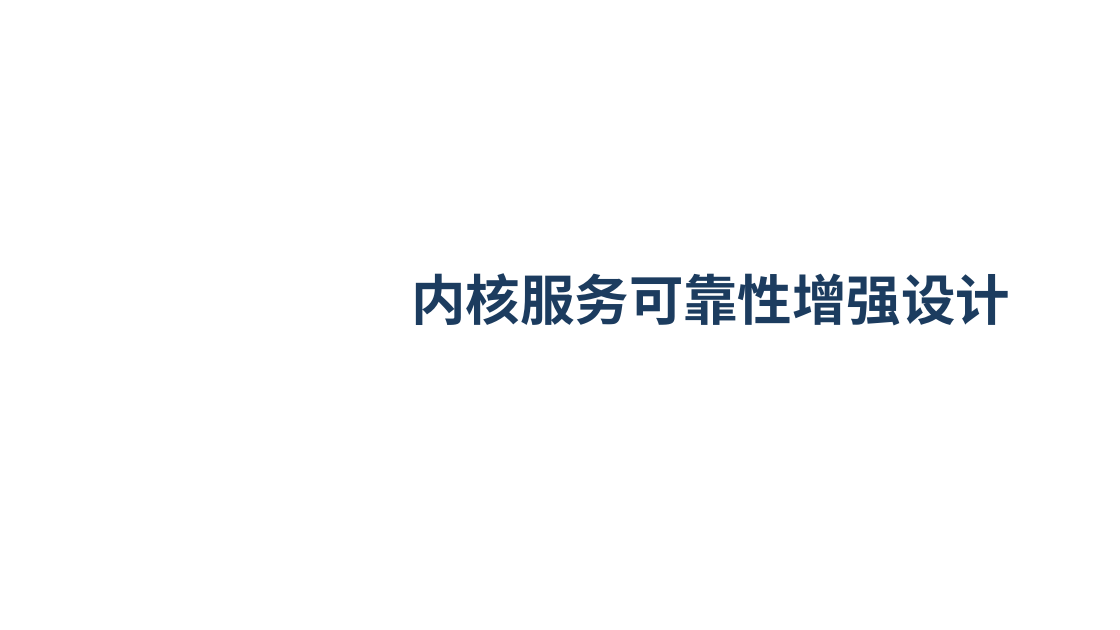
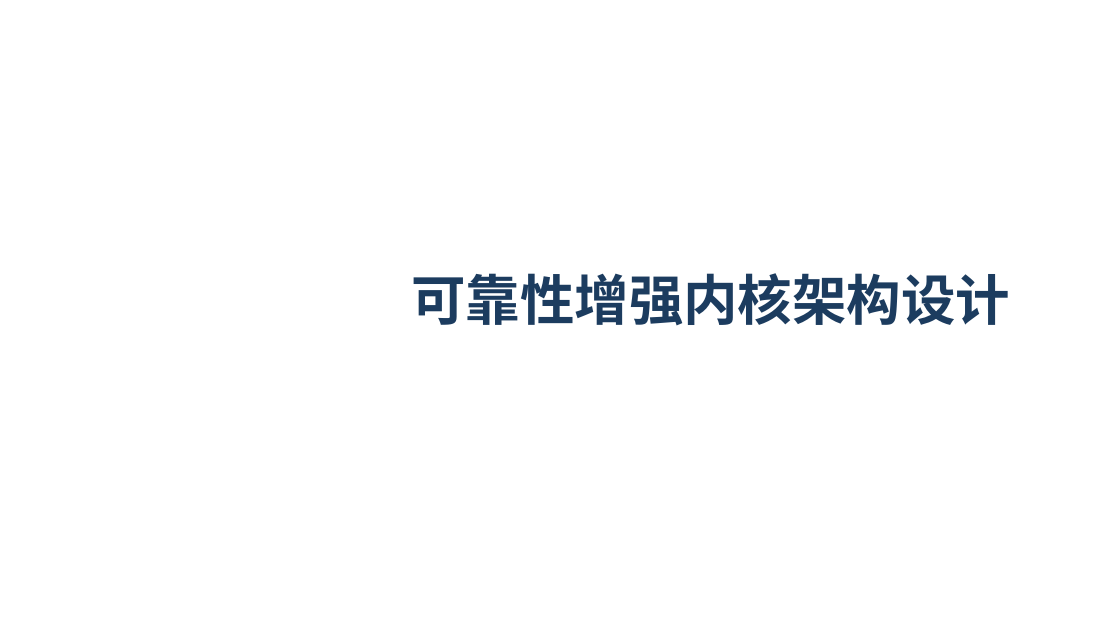
Before and after one commit to flying-rind/mini-Rust-os, a slide deck: slide 15 of tutorial/一种基于Rust语言的操作系统内核服务可靠性增强设计与实现.pptx (slide 20 before the commit). Drawn at 1120x630 pixels with LibreOffice and Linux fonts; fonts in the diff are those of the drawing; background and template pictures are left out. Boxes give left, top, right and bottom in pixels: in the first picture for what was removed or moved away, otherwise in the second. Text is boxed around its words. In the diff, an @@ line names an element or a change of style, - is before the commit and + after.

```diff
--- a/tutorial/一种基于Rust语言的操作系统内核服务可靠性增强设计与实现.pptx
+++ b/tutorial/一种基于Rust语言的操作系统内核服务可靠性增强设计与实现.pptx
@@ text at (411, 273, 1010, 326): text changed @@
-内核服务可靠性增强设计
+可靠性增强内核架构设计
```
Also in this commit, not shown: 18 other slides changed, 4 slides added, 11 slides removed, 1 other file.
